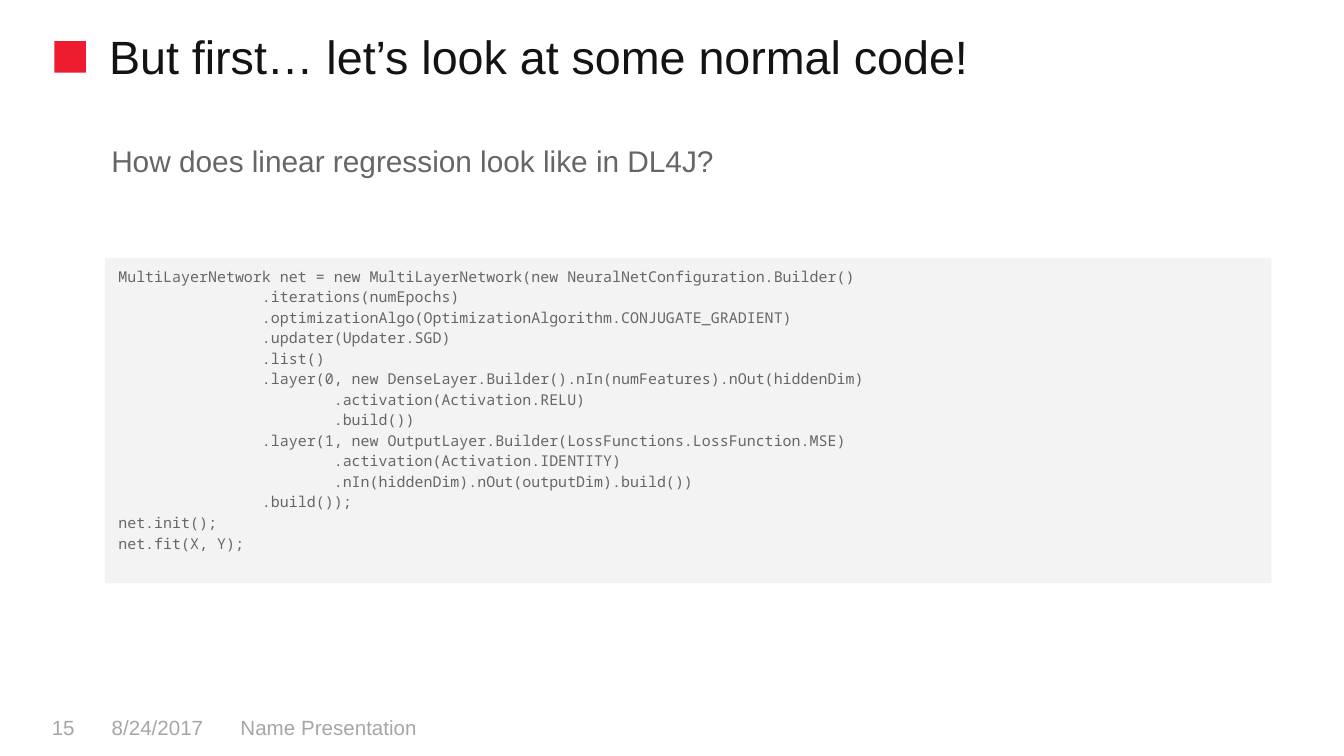
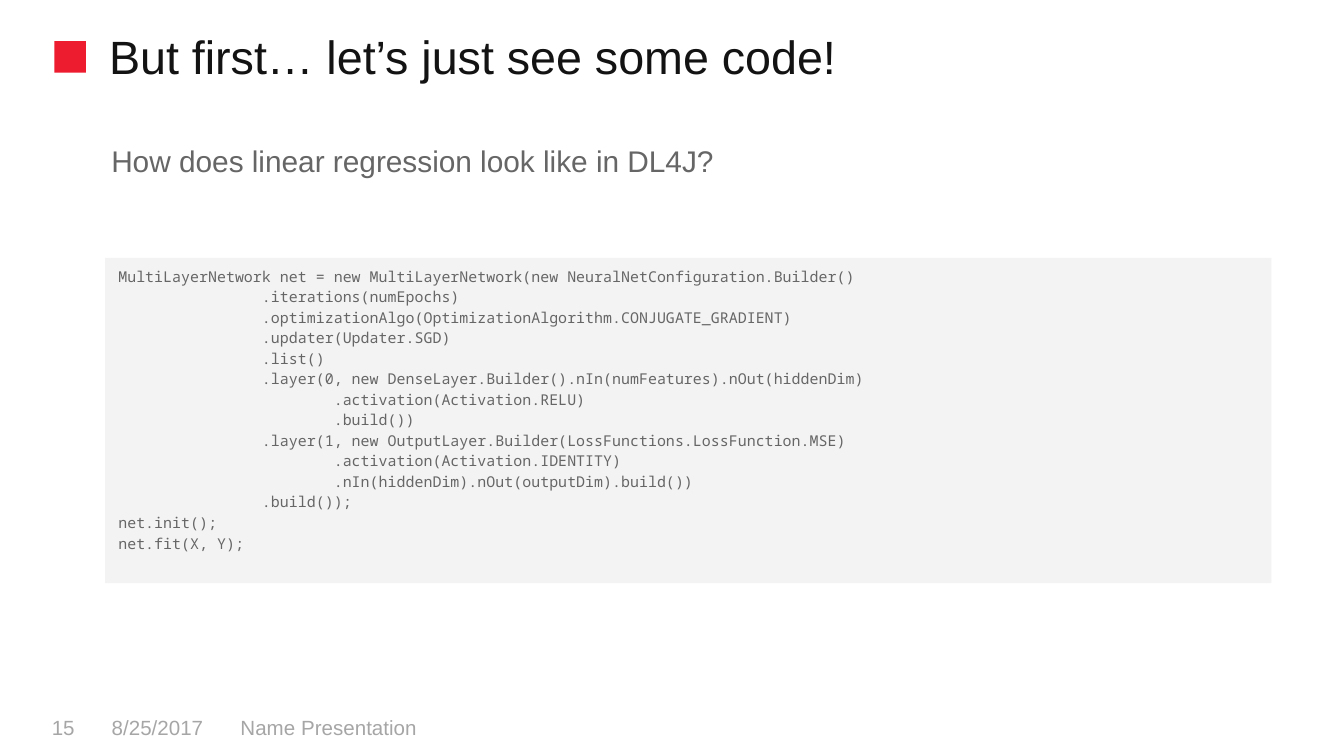
Before and after one commit to skeydan/dl4j_in_action, a slide deck: slide 15 of dl4j_in_action.pptx. Drawn at 1344x756 pixels with LibreOffice and Linux fonts; fonts in the diff are those of the drawing; background and template pictures are left out. Boxes give left, top, right and bottom in pixels: in the first picture for what was removed or moved away, otherwise in the second. Text is boxed around its words. In the diff, an @@ line names an element or a change of style, - is before the commit and + after.

```diff
--- a/dl4j_in_action.pptx
+++ b/dl4j_in_action.pptx
@@ title at (109, 40, 836, 83): text changed @@
-But first… let’s look at some normal code!
+But first… let’s just see some code!
@@ text at (112, 720, 203, 735): text changed @@
-8/24/2017
+8/25/2017
```
Also in this commit, not shown: 12 other slides changed, 3 other files.
